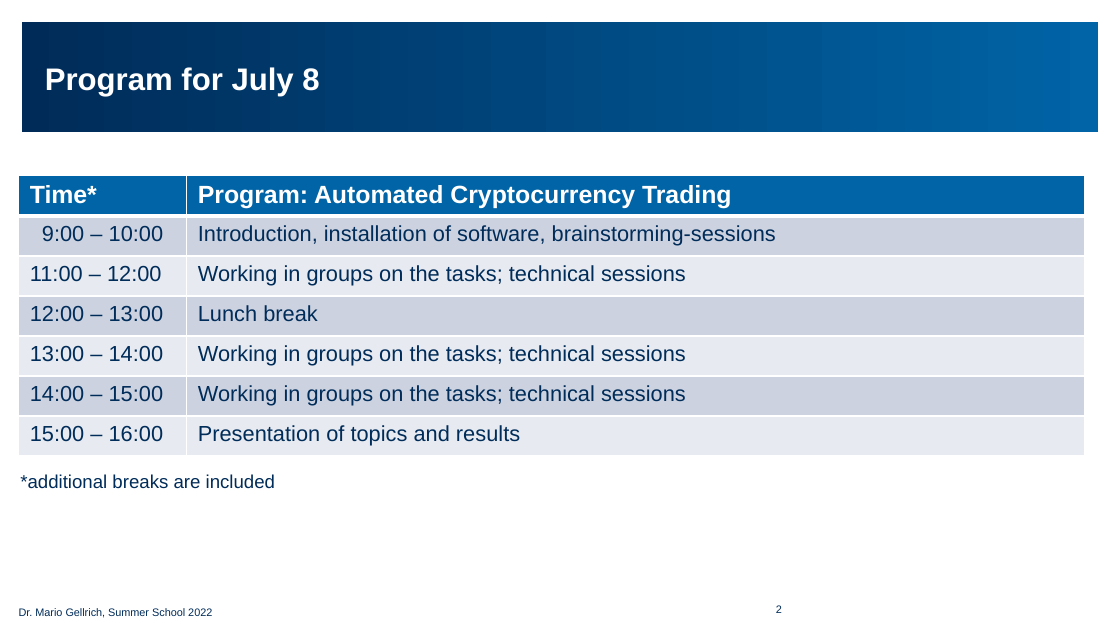
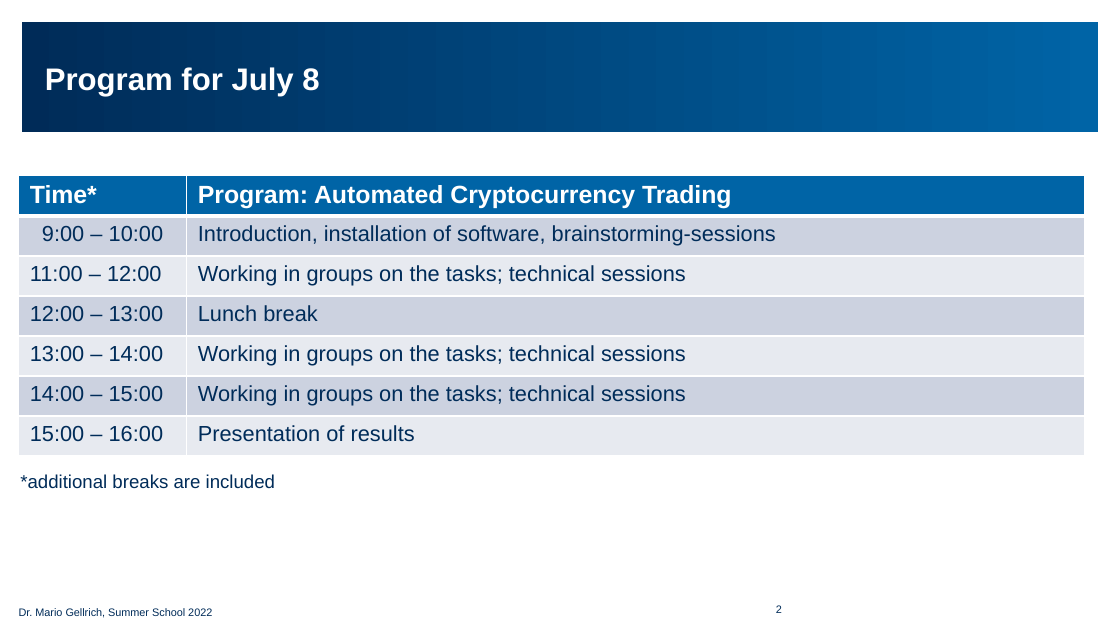
Before and after one commit to simschwab/summer_school_FS2022, a slide deck: slide 2 of Automated_Crypotocurrency_Trading/Slides_Cryptotrading_EN.pptx. Drawn at 1120x630 pixels with LibreOffice and Linux fonts; fonts in the diff are those of the drawing; background and template pictures are left out. Boxes give left, top, right and bottom in pixels: in the first picture for what was removed or moved away, otherwise in the second. Text is boxed around its words. In the diff, an @@ line names an element or a change of style, - is before the commit and + after.

```diff
--- a/Automated_Crypotocurrency_Trading/Slides_Cryptotrading_EN.pptx
+++ b/Automated_Crypotocurrency_Trading/Slides_Cryptotrading_EN.pptx
@@ table at (x1=19, y1=175, x2=1085, y2=456) @@
-row 7, column 2: Presentation of topics and results
+row 7, column 2: Presentation of results
```
Also in this commit, not shown: 3 other slides changed, 1 other file.
